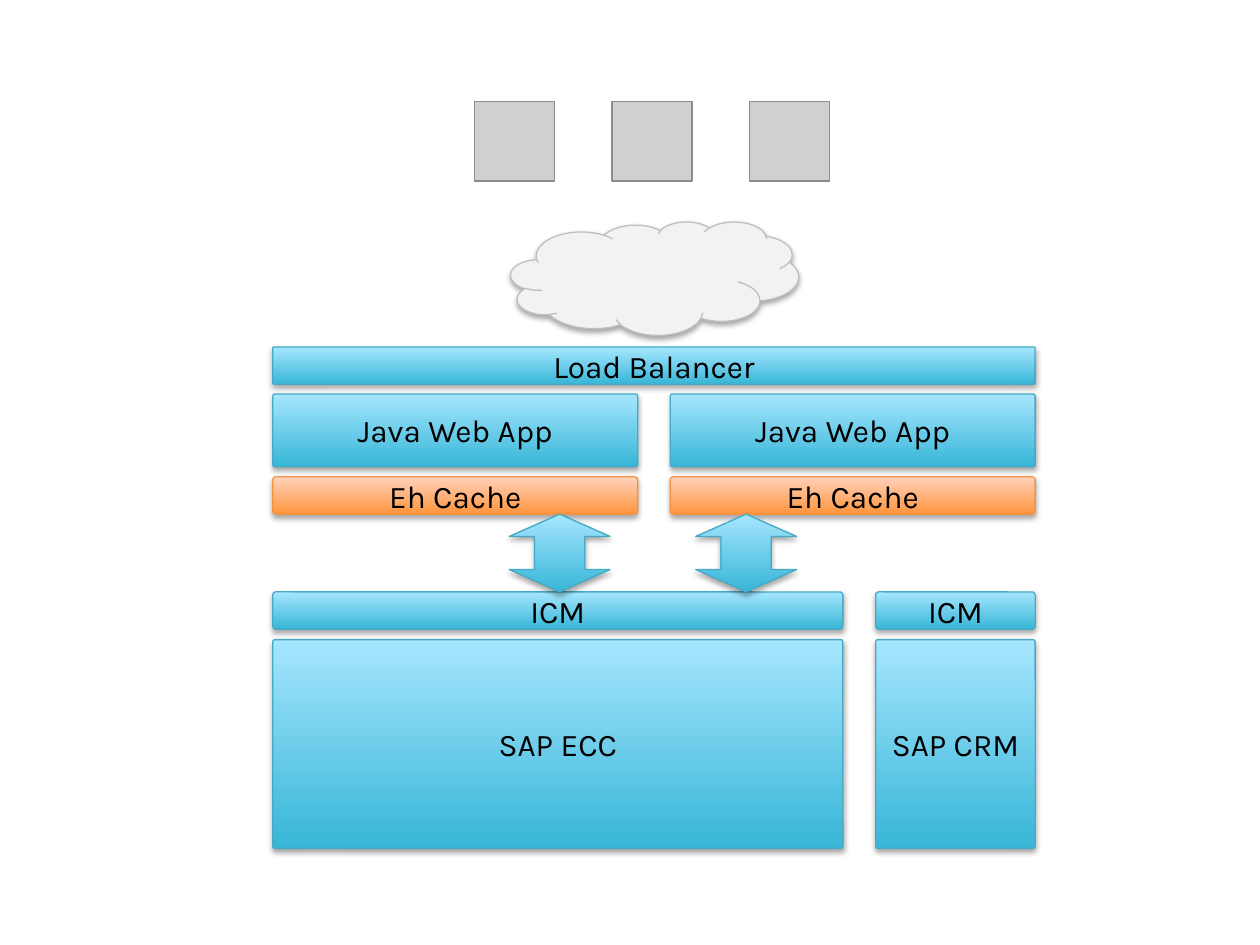
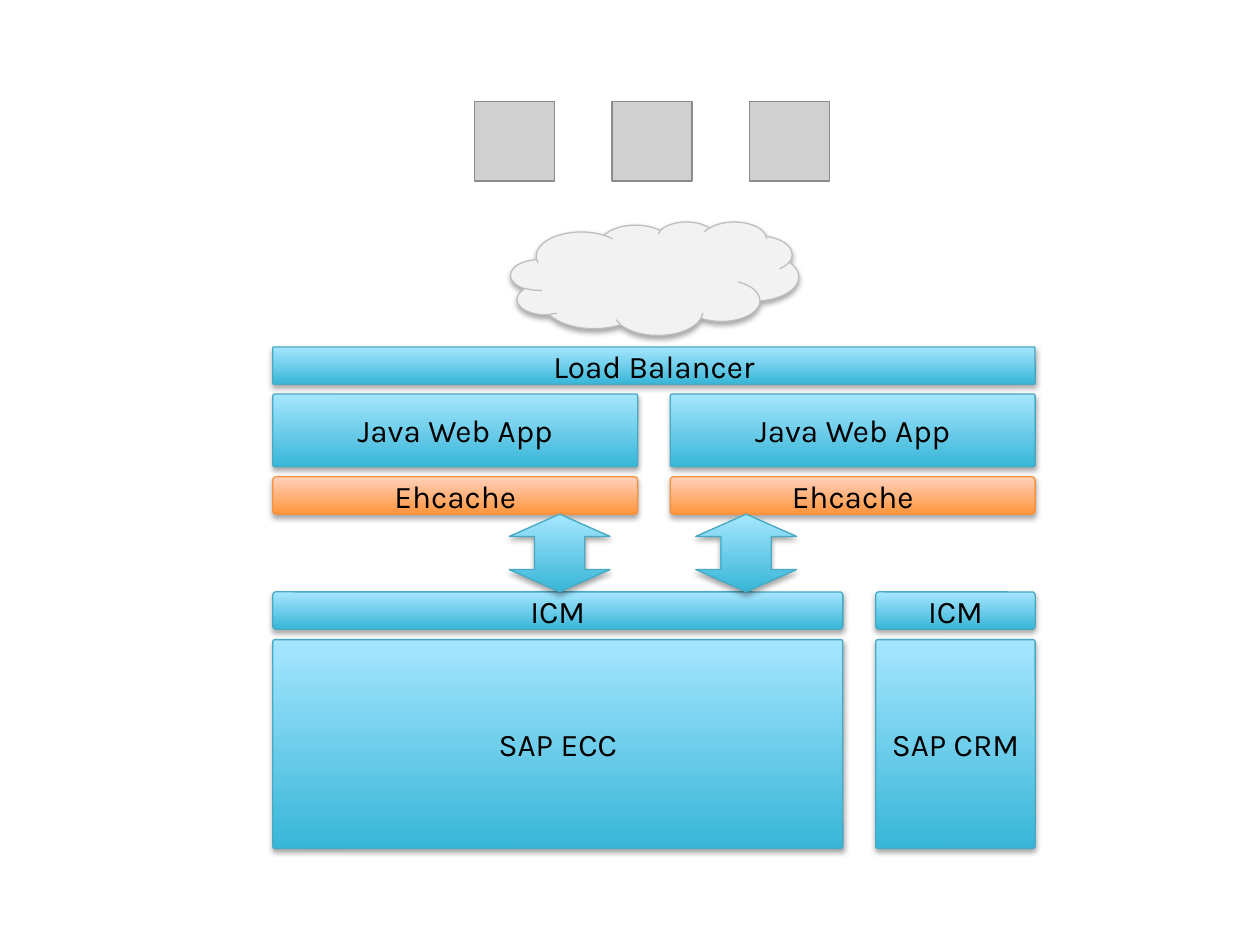
Before and after one commit to sufw/TechEd2013-CD207, a slide deck: slide 3 of diagrams.pptx. Drawn at 1260x945 pixels with LibreOffice and Linux fonts; fonts in the diff are those of the drawing; grey boxes stand for pictures. Boxes give left, top, right and bottom in pixels: in the first picture for what was removed or moved away, otherwise in the second. Text is boxed around its words. In the diff, an @@ line names an element or a change of style, - is before the commit and + after.

```diff
--- a/diagrams.pptx
+++ b/diagrams.pptx
@@ text in rounded rectangle at [394,480,516,516]: text changed @@
-Eh Cache
+Ehcache
@@ text in rounded rectangle at [792,480,914,516]: text changed @@
-Eh Cache
+Ehcache
```
Also in this commit, not shown: 1 slide added, 4 other files.
